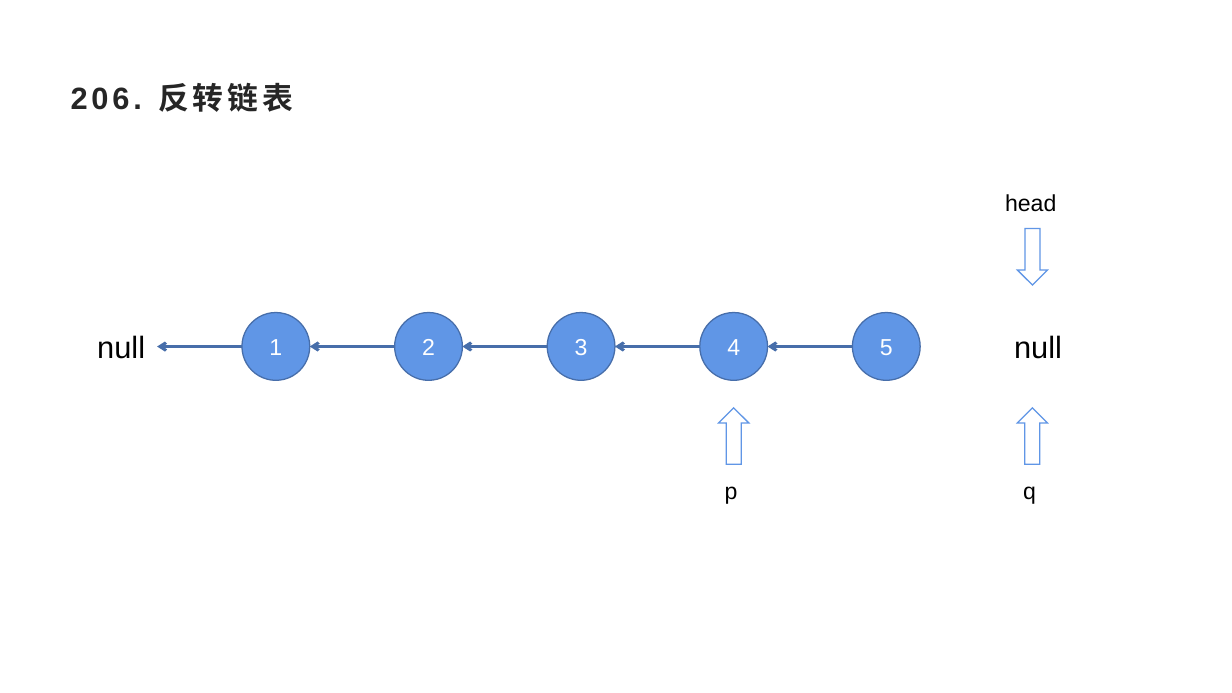
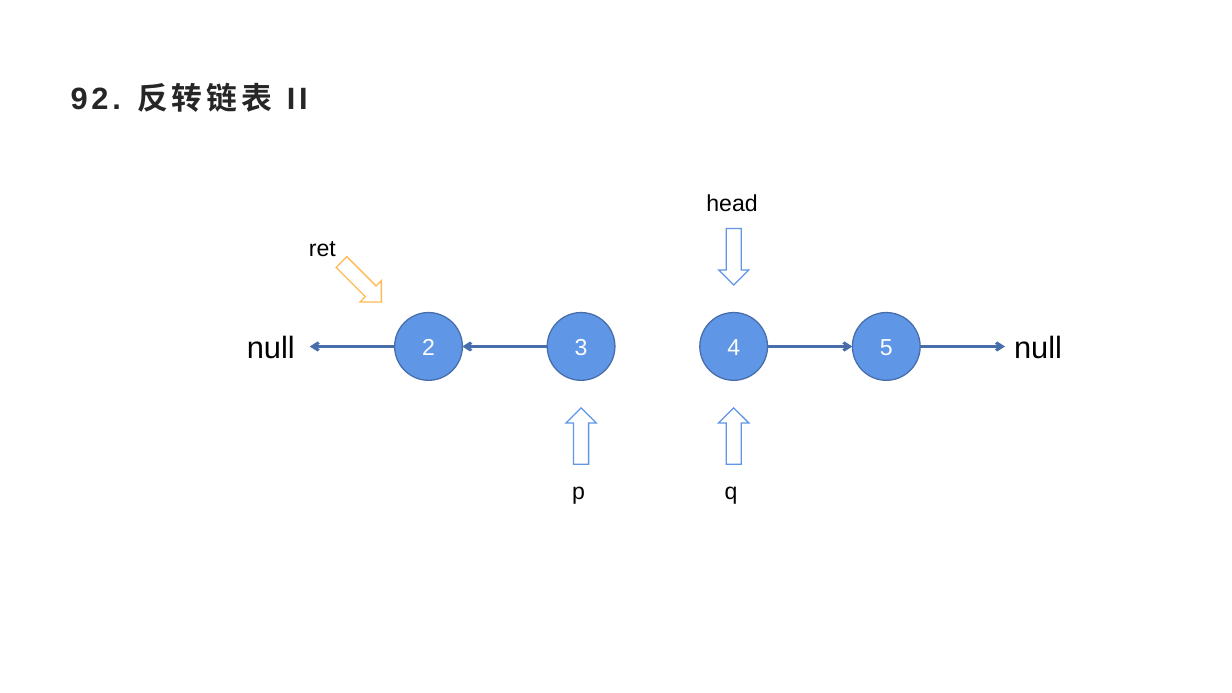
Before and after one commit to jj56313751/weijing-studybook, a slide deck: slide 26 of 算法/数据结构/链表/反转列表系列.pptx (slide 21 before the commit). Drawn at 1232x693 pixels with LibreOffice and Linux fonts; fonts in the diff are those of the drawing. Boxes give left, top, right and bottom in pixels: in the first picture for what was removed or moved away, otherwise in the second. Text is boxed around its words. In the diff, an @@ line names an element or a change of style, - is before the commit and + after.

Commit message:
反转列表系列

```diff
--- a/算法/数据结构/链表/反转列表系列.pptx
+++ b/算法/数据结构/链表/反转列表系列.pptx
@@ title at bbox=[71, 83, 308, 112]: text changed @@
-206. 反转链表
+92. 反转链表 II
@@ 2 texts, 1 up arrow: place and size @@
-2 texts, 1 up arrow at bbox=[1005, 194, 1056, 504]
+2 texts, 1 up arrow at bbox=[706, 194, 757, 504]
@@ text added at bbox=[309, 241, 336, 257], 18 pt, text #000000 @@
+ret
@@ up arrow added at bbox=[331, 252, 393, 313], fill #FFFFFF, outline #FFBA55 1 pt @@
@@ text "null": place and size @@
-text "null" at bbox=[97, 335, 145, 359]
+text "null" at bbox=[247, 335, 295, 359]
@@ ellipse removed at bbox=[242, 312, 310, 380] @@
-1
@@ arrow removed from (242, 347) to (157, 347) @@
@@ arrow moved from (700, 347) - (616, 347) to (768, 347) - (852, 347) @@
@@ arrow moved from (852, 347) - (768, 347) to (921, 347) - (1006, 347) @@
@@ up arrow: place and size @@
-up arrow at bbox=[1018, 408, 1048, 464]
+up arrow at bbox=[567, 408, 597, 464]
@@ text "p": place and size @@
-text "p" at bbox=[725, 486, 738, 504]
+text "p" at bbox=[572, 486, 585, 504]
```
Also in this commit, not shown: 5 other slides changed, 8 slides added, 6 other files.
